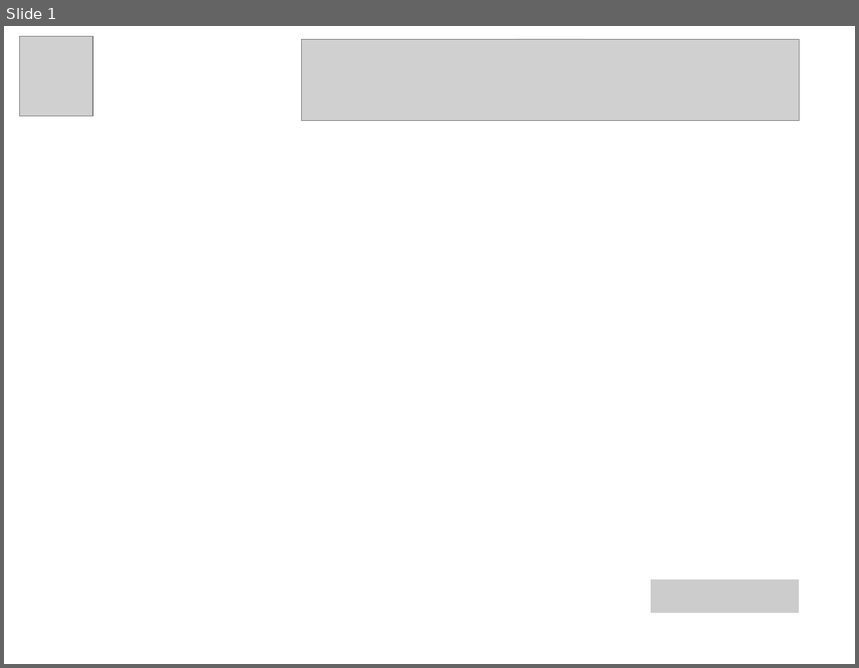
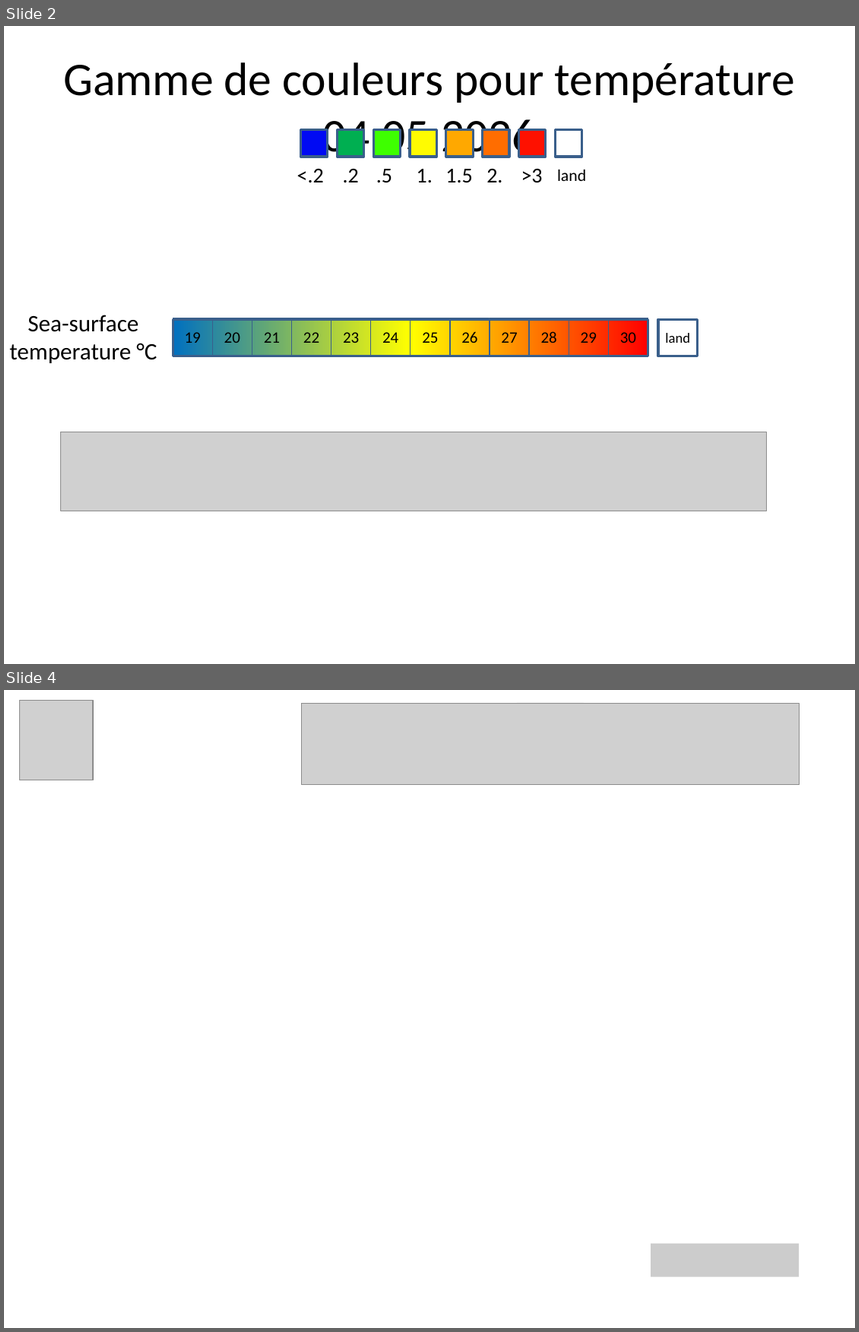
Before and after one commit to jlefur/MelaneSim_2024, a slide deck: icons/20250707-BackgroundNekton.pptx. Shown one above the other, each under a label of ours: slide 1 before the commit, slides 2 and 4 after it; the slides between them are not shown. The pictures are 859x668 and 859x1332 pixels, drawn with LibreOffice and Linux fonts; fonts in the diff are those of the drawing; grey boxes stand for pictures; background and template pictures are left out. Boxes give left, top, right and bottom in pixels: in the first picture for what was removed or moved away, otherwise in the second. Text is boxed around its words. In the diff, an @@ line names an element or a change of style, - is before the commit and + after.

Commit message:
Décorations complémentaires pour le protocole température

```diff
--- a/icons/20250707-BackgroundNekton.pptx
+++ b/icons/20250707-BackgroundNekton.pptx
@@ slide 2 added at bbox=[4, 26, 855, 664], background #FFFFFF @@
@@ title added at bbox=[63, 62, 795, 163], 39.6 pt, text #000000 @@
+Gamme de couleurs pour température
+04.05.2026
@@ rectangle added at bbox=[301, 130, 328, 156], fill #000AF3, outline #3A5F8C 2 pt @@
@@ rectangle added at bbox=[337, 130, 363, 156], fill #00AF51, outline #3A5F8C 2 pt @@
@@ rectangle added at bbox=[373, 130, 400, 156], fill #3EFF00, outline #3A5F8C 2 pt @@
@@ rectangle added at bbox=[410, 130, 436, 156], fill #FFFB01, outline #3A5F8C 2 pt @@
@@ rectangle added at bbox=[446, 130, 473, 156], fill #FFA800, outline #3A5F8C 2 pt @@
@@ rectangle added at bbox=[482, 130, 509, 156], fill #FF6D00, outline #3A5F8C 2 pt @@
@@ rectangle added at bbox=[519, 130, 545, 156], fill #FE1100, outline #3A5F8C 2 pt @@
@@ rectangle added at bbox=[556, 130, 582, 156], fill #FFFFFF, outline #3A5F8C 2 pt @@
@@ text added at bbox=[297, 169, 324, 183], 18 pt, text #000000 @@
+<.2
@@ text added at bbox=[343, 169, 359, 183], 18 pt, text #000000 @@
+.2
@@ text added at bbox=[376, 169, 392, 183], 18 pt, text #000000 @@
+.5
@@ text added at bbox=[417, 169, 433, 183], 18 pt, text #000000 @@
+1.
@@ text added at bbox=[446, 169, 472, 183], 18 pt, text #000000 @@
+1.5
@@ text added at bbox=[487, 169, 503, 183], 18 pt, text #000000 @@
+2.
@@ text added at bbox=[522, 169, 543, 183], 18 pt, text #000000 @@
+>3
@@ text added at bbox=[557, 170, 586, 181], 14 pt, text #000000 @@
+land
@@ text added at bbox=[9, 315, 157, 363], 20 pt, text #000000 @@
+Sea-surface
+temperature °C
@@ rectangle added at bbox=[173, 320, 648, 357], fill gradient #0070C0 to #FFFF00 to #FF0000, outline #3A5F8C 2 pt @@
@@ rectangle added at bbox=[173, 319, 211, 355], outline #3A5F8C 0.75 pt, 13.5 pt, text #000000 @@
+19
@@ rectangle added at bbox=[212, 319, 252, 355], outline #3A5F8C 0.75 pt, 13.5 pt, text #000000 @@
+20
@@ rectangle added at bbox=[252, 319, 291, 355], outline #3A5F8C 0.75 pt, 13.5 pt, text #000000 @@
+21
@@ rectangle added at bbox=[292, 319, 331, 355], outline #3A5F8C 0.75 pt, 13.5 pt, text #000000 @@
+22
@@ rectangle added at bbox=[332, 319, 371, 355], outline #3A5F8C 0.75 pt, 13.5 pt, text #000000 @@
+23
@@ rectangle added at bbox=[371, 319, 410, 355], outline #3A5F8C 0.75 pt, 13.5 pt, text #000000 @@
+24
@@ rectangle added at bbox=[411, 319, 450, 355], outline #3A5F8C 0.75 pt, 13.5 pt, text #000000 @@
+25
@@ rectangle added at bbox=[450, 319, 489, 355], outline #3A5F8C 0.75 pt, 13.5 pt, text #000000 @@
+26
@@ rectangle added at bbox=[490, 319, 529, 355], outline #3A5F8C 0.75 pt, 13.5 pt, text #000000 @@
+27
@@ rectangle added at bbox=[529, 319, 569, 355], outline #3A5F8C 0.75 pt, 13.5 pt, text #000000 @@
+28
@@ rectangle added at bbox=[569, 319, 608, 355], outline #3A5F8C 0.75 pt, 13.5 pt, text #000000 @@
+29
@@ rectangle added at bbox=[608, 319, 648, 355], outline #3A5F8C 0.75 pt, 13.5 pt, text #000000 @@
+30
@@ rectangle added at bbox=[658, 319, 698, 357], outline #3A5F8C 2.25 pt, 12 pt, text #000000 @@
+land
@@ picture added at bbox=[61, 432, 767, 511] @@
@@ what was slide 1 is now slide 4 @@
```
Also in this commit, not shown: 2 other slides added, 9 other files.
